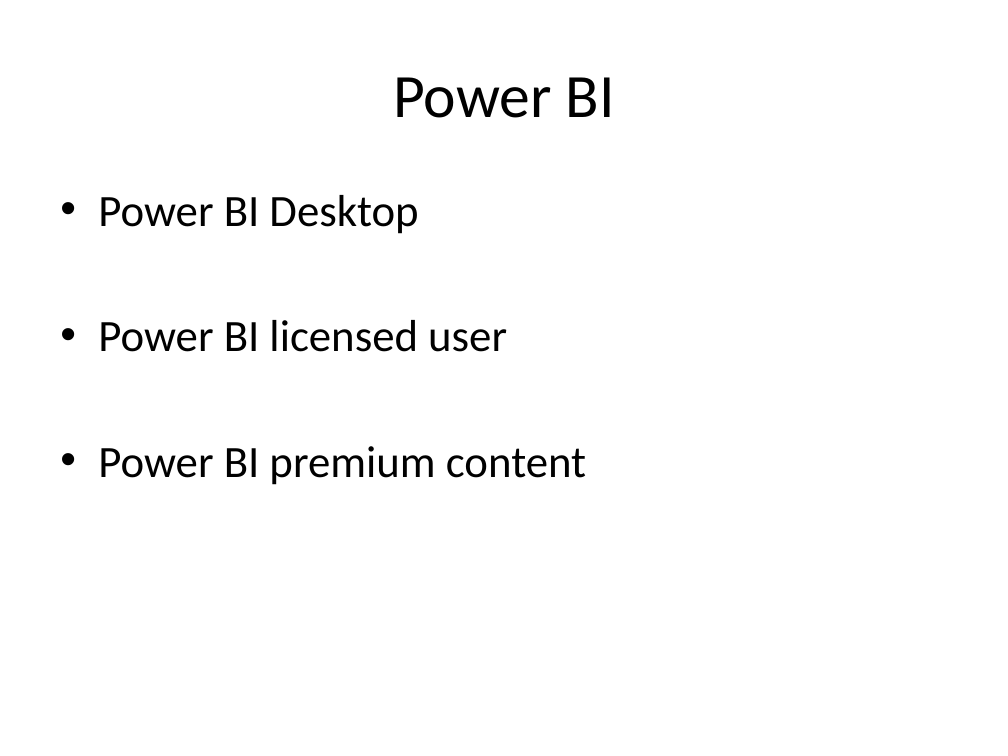
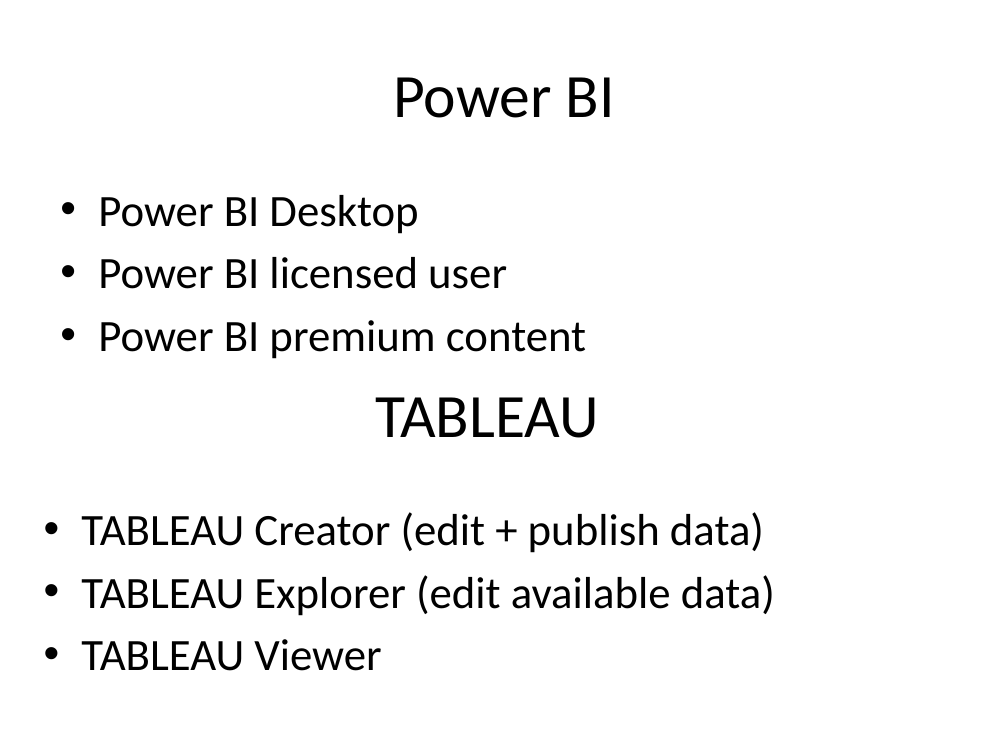
Before and after one commit to rao003/StartProgramming, a slide deck: slide 14 of BusinessIntelligence/Business Intelligence - VHS.pptx (slide 11 before the commit). Drawn at 1008x756 pixels with LibreOffice and Linux fonts; fonts in the diff are those of the drawing. Boxes give left, top, right and bottom in pixels: in the first picture for what was removed or moved away, otherwise in the second. Text is boxed around its words. In the diff, an @@ line names an element or a change of style, - is before the commit and + after.

```diff
--- a/BusinessIntelligence/Business Intelligence - VHS.pptx
+++ b/BusinessIntelligence/Business Intelligence - VHS.pptx
@@ text "Power BI Desktop" rewrapped from [98, 195, 586, 485] to [98, 195, 586, 359] @@
@@ text added at [375, 397, 599, 438], 44 pt, text #000000 @@
+TABLEAU
@@ text added at [81, 512, 775, 671], 32 pt, text #000000 @@
+• TABLEAU Creator (edit + publish data)
+• TABLEAU Explorer (edit available data)
+• TABLEAU Viewer
```
Also in this commit, not shown: 3 other slides changed, 3 slides added, 1 other file.
